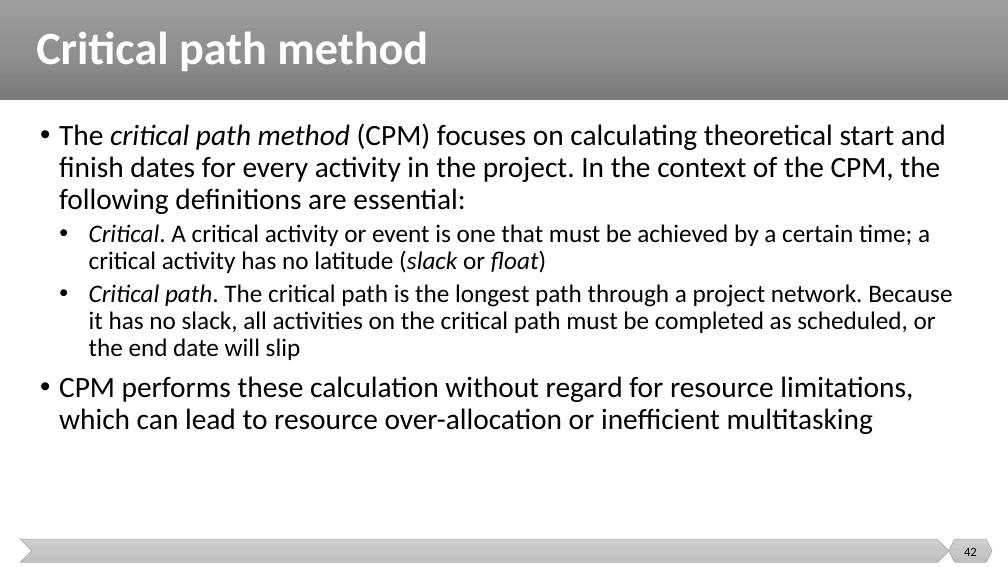
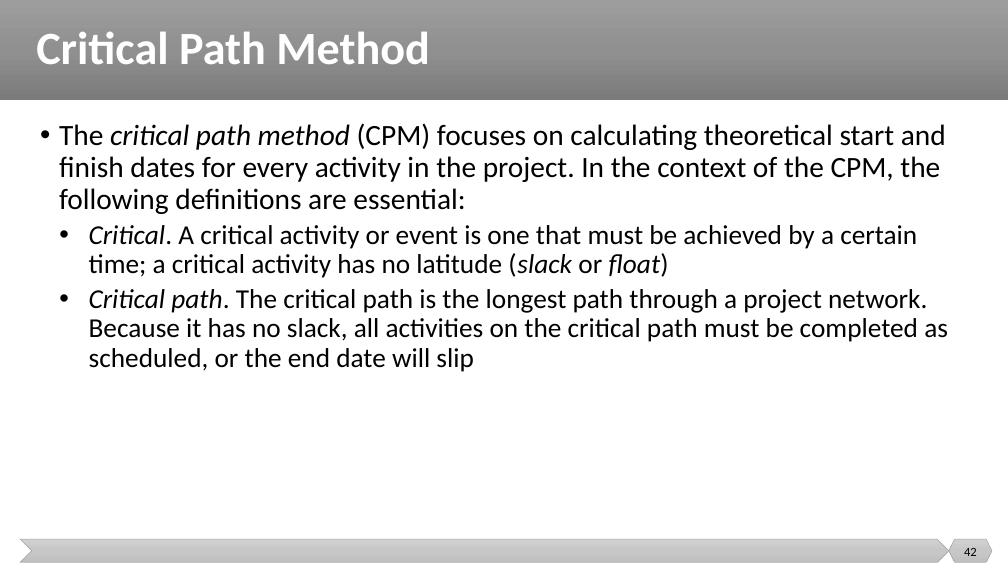
Before and after one commit to malenezi/malenezi, a slide deck: slide 42 of SE423/Lectures/6-Planning/Scheduling and Tracking.pptx. Drawn at 1008x567 pixels with LibreOffice and Linux fonts; fonts in the diff are those of the drawing. Boxes give left, top, right and bottom in pixels: in the first picture for what was removed or moved away, otherwise in the second. Text is boxed around its words. In the diff, an @@ line names an element or a change of style, - is before the commit and + after.

```diff
--- a/SE423/Lectures/6-Planning/Scheduling and Tracking.pptx
+++ b/SE423/Lectures/6-Planning/Scheduling and Tracking.pptx
@@ title at [36, 31, 430, 64]: text changed @@
-Critical path method
+Critical Path Method
@@ text at [89, 225, 948, 372]: size 24 to 26 pt in "Critical. A critical activity or event is ...", "Critical path. The critical path is the ..." @@
@@ text at [59, 376, 913, 434]: paragraph removed @@
-• CPM performs these calculation without regard for resource limitations, which can lead to resource over-allocation or inefficient multitasking
```
Also in this commit, not shown: 26 other slides changed, 2 slides added, 5 slides removed.
